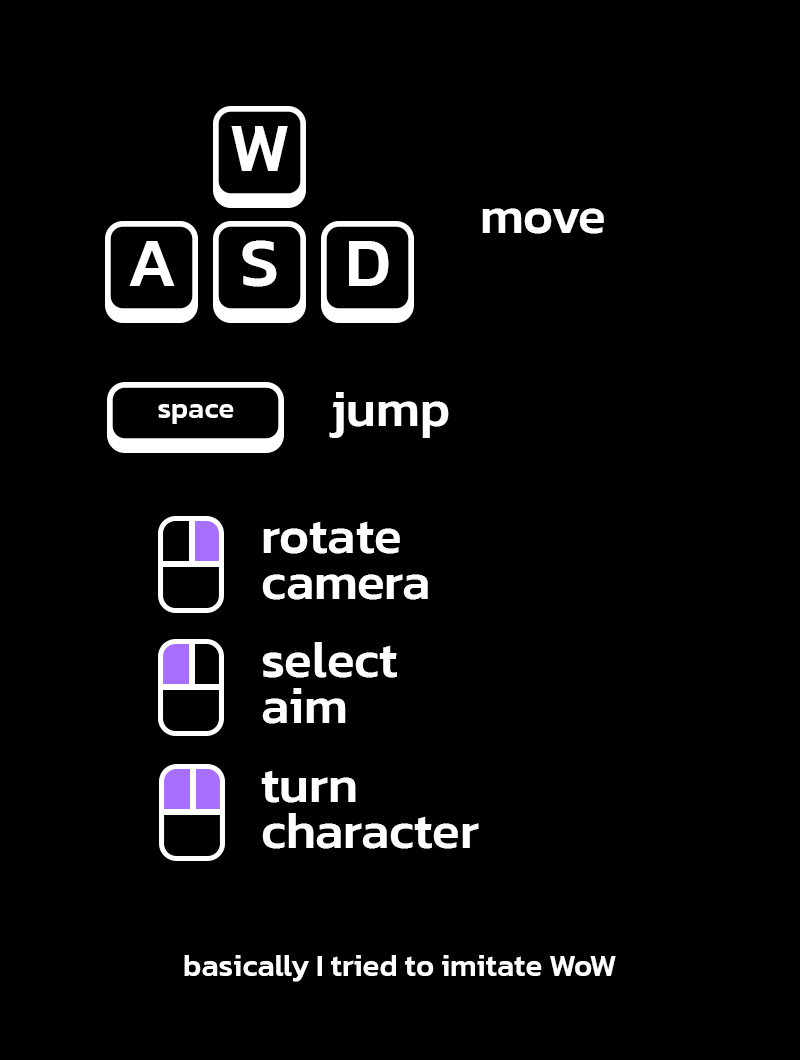
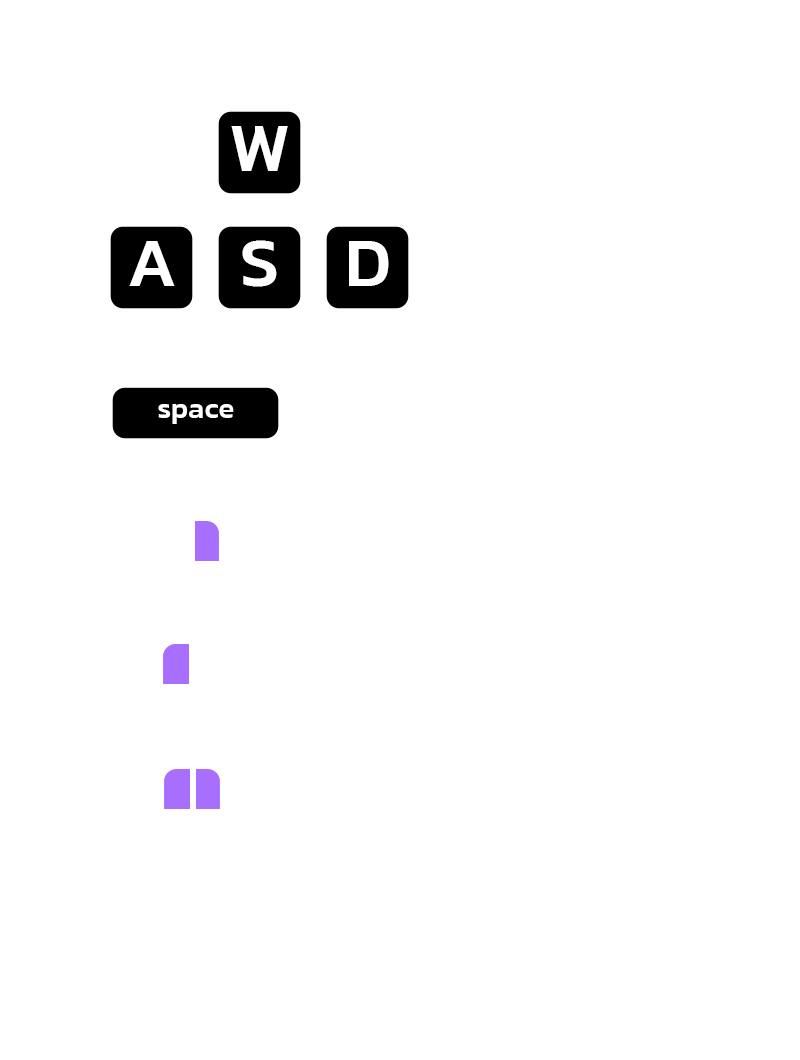
Layers edited between the first and the second 800×1060 image:
hid "Layer 0" over [0, 0, 800, 1060]
